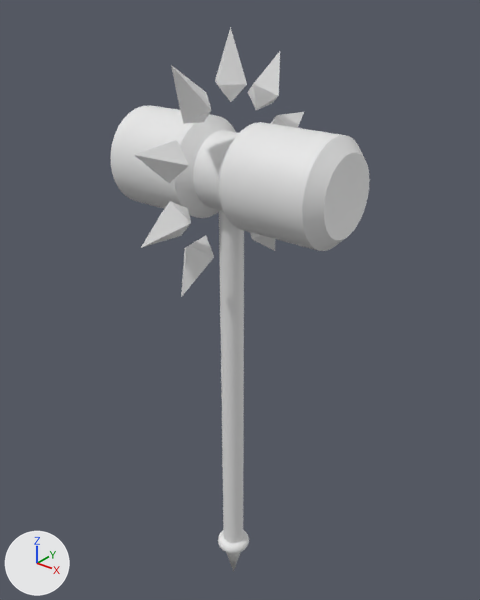
The FBX model Darkwave/hammer.fbx as it was, and as the next commit left it.
Both versions are drawn from a camera (50 mm lens) standing at (31.8, -36.7, 34.2) and looking at (-0.7, 4.0, 8.9). The lights are fixed; the arrows at lower left show +X, +Y and +Z. Where no turn or scale is listed for an object, it has been applied to the vertices. Vertices at the same position are counted once.
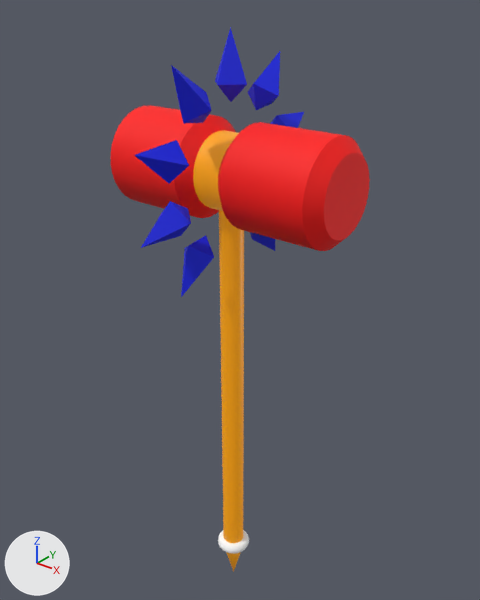
Commit message: Crystal model added and hammer model update

Location of each change, [x1, y1, x2, y2] in pixels of the pictures (480 x 600 px):
part 1 of me_mesh, recoloured (white to orange)
    both: [193, 130, 244, 543]
part 2 of me_mesh, recoloured
    both: [226, 552, 241, 572]
part 3 of me_mesh, recoloured (white to blue)
    both: [134, 27, 304, 297]
part 4 of me_mesh, recoloured (white to red)
    both: [111, 105, 370, 251]
part 5 of me_mesh, recoloured
    both: [218, 530, 249, 554]

The change, as a diff of the scene's bpy script:
```diff
--- a/Darkwave/hammer.fbx.py
+++ b/Darkwave/hammer.fbx.py
@@ mat_pearl @@
+mat_pearl = principled_material('Pearl')
+mat_pearl.base_color = (1.0, 1.0, 1.0)  # white #ffffff
+mat_pearl.roughness = 0.792
@@ mat_gold @@
+mat_gold = principled_material('Gold')
+mat_gold.base_color = (0.8, 0.302, 0.0)  # orange #e79500
+mat_gold.roughness = 0.408
+mat_gold.emission_color = (0.8, 0.302, 0.0)  # orange #e79500
+mat_gold.emission_strength = 0.3
@@ mat_crystal @@
+mat_crystal = principled_material('Crystal')
+mat_crystal.base_color = (0.0, 0.00967, 0.8)  # blue #0019e7
+mat_crystal.roughness = 0.69
@@ mat_ruby @@
+mat_ruby = principled_material('Ruby')
+mat_ruby.base_color = (1.0, 0.00167, 0.0)  # red #ff0600
+mat_ruby.roughness = 0.69
@@ me_mesh @@
 me_mesh.from_pydata(...)  # 761 vertices, 808 faces; spans x -10.2..10.2, y -9.8..9.8, z -21.5..31.0
 # used by ob_cylinder; location = (0.0, 2.0, 0.0)
+# me_mesh part 1: all 64 faces centred in x -1.0..1.0, y -3.0..3.0, z 1.2..23.7 switch from no material to mat_gold (orange #e79500)
+# me_mesh part 2: all 32 faces centred in x -0.7..0.7, y -0.7..0.7, z -18.9 switch from no material to mat_gold (orange #e79500)
+# me_mesh part 3: 72 of the faces centred in x -0.5..0.5, y -7.6..7.6, z 14.1..28.6 switch from no material to mat_crystal (blue #0019e7)
+# me_mesh part 4: 256 of the faces centred in x -10.2..10.2, y -4.0..4.0, z 16.8..24.7 switch from no material to mat_ruby (red #ff0600)
+# me_mesh part 5: all 384 faces centred in x -1.6..1.6, y -1.6..1.6, z -17.6..-16.5 switch from no material to mat_pearl (white #ffffff)
```
